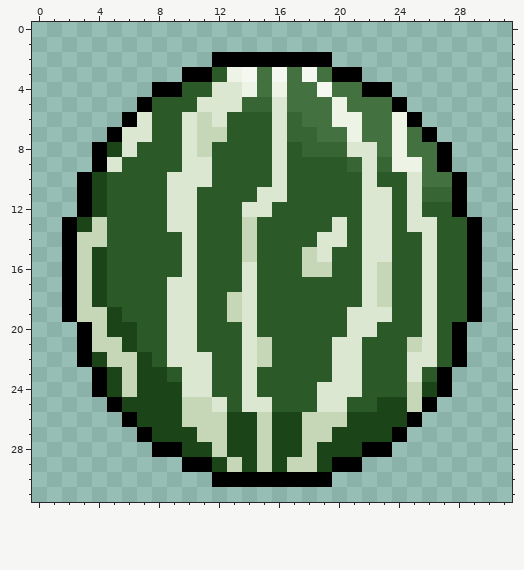
Two states of a pixel-art file, WIP/Watermelon.aseprite. Above, as it was before the edit.
32x32 pixels, 1 frame.
The result:
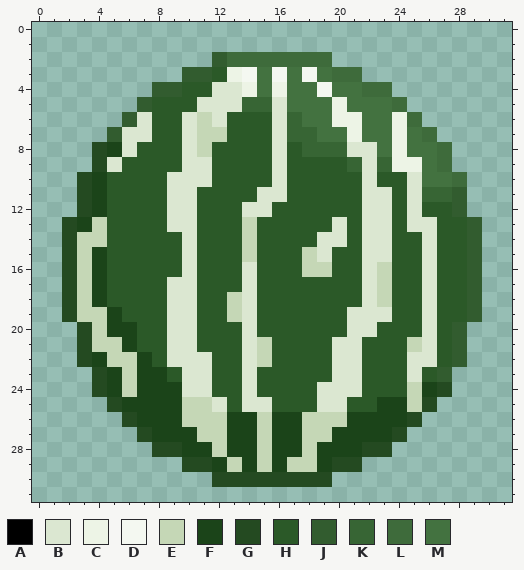
Palette (. is transparent): A #000000  B #dbe7d1  C #edf4e6  D #f4f8f1  E #c5d7b6  F #1b4419  G #244a21  H #2b5928  J #325c2f  K #376534  L #3e6b3b  M #437240
Changes in this commit:
The edit turns colour A into colour G in rows 8 to 9 at x 4; in rows 10 to 12 at x 3; in rows 13 to 19 at x 2; in rows 20 to 22 at x 3; in row 23 at x 4; in row 24 at x 4 and 27.
The edit turns colour A into colour G in row 25 at x 5 and 26; in row 26 at x 6 and 25; in row 27 at x 7 and 24; in row 28 at x 8 to 9 and 22 to 23; in row 29 at x 10 to 11 and 20 to 21; in row 30 at x 12 to 19.
The edit turns colour A into colour J in row 2 at x 12; in row 3 at x 10 to 11; in row 4 at x 8 to 9; in row 5 at x 7; in row 6 at x 6; in row 7 at x 5.
The edit turns colour A into colour J in rows 11 to 12 at x 28; in rows 13 to 19 at x 29; in rows 20 to 22 at x 28; in row 23 at x 27.
The edit turns colour A into colour L in row 2 at x 13 to 19; in row 3 at x 20 to 21; in row 4 at x 22 to 23; in row 5 at x 24; in row 6 at x 25; in row 7 at x 26.
The edit turns colour A into colour L in rows 8 to 9 at x 27; in row 10 at x 28.
